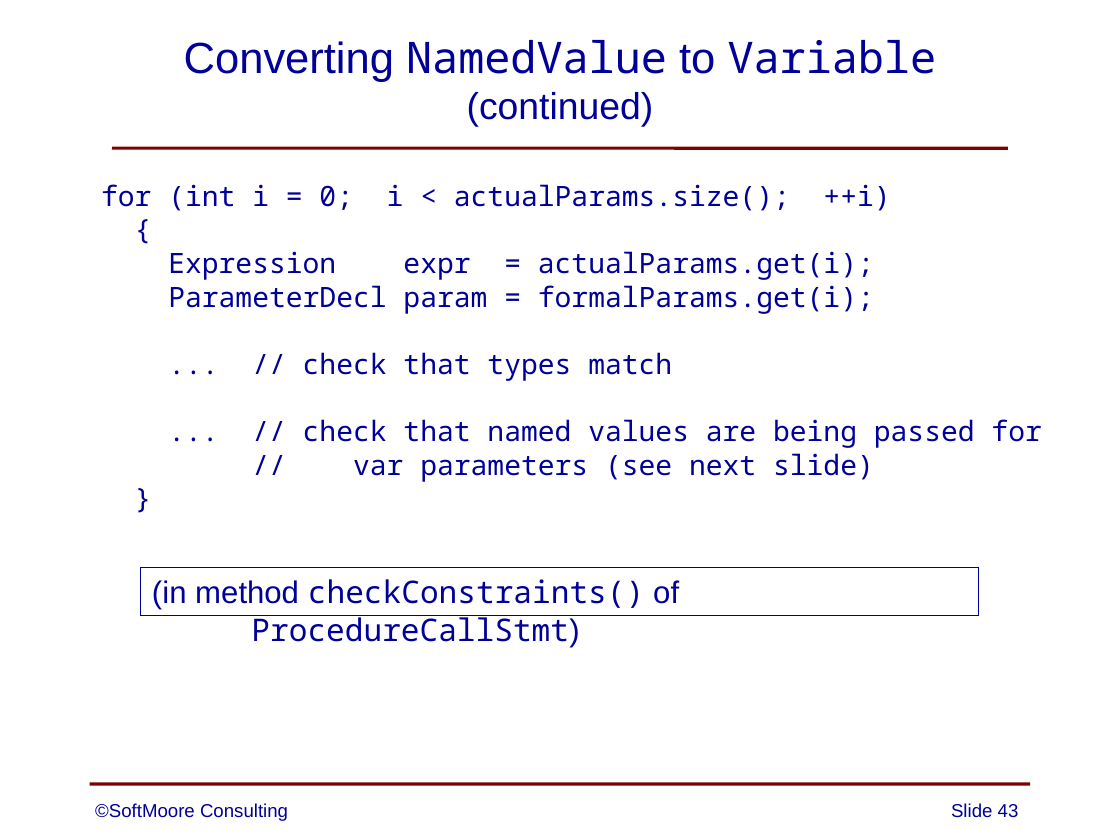
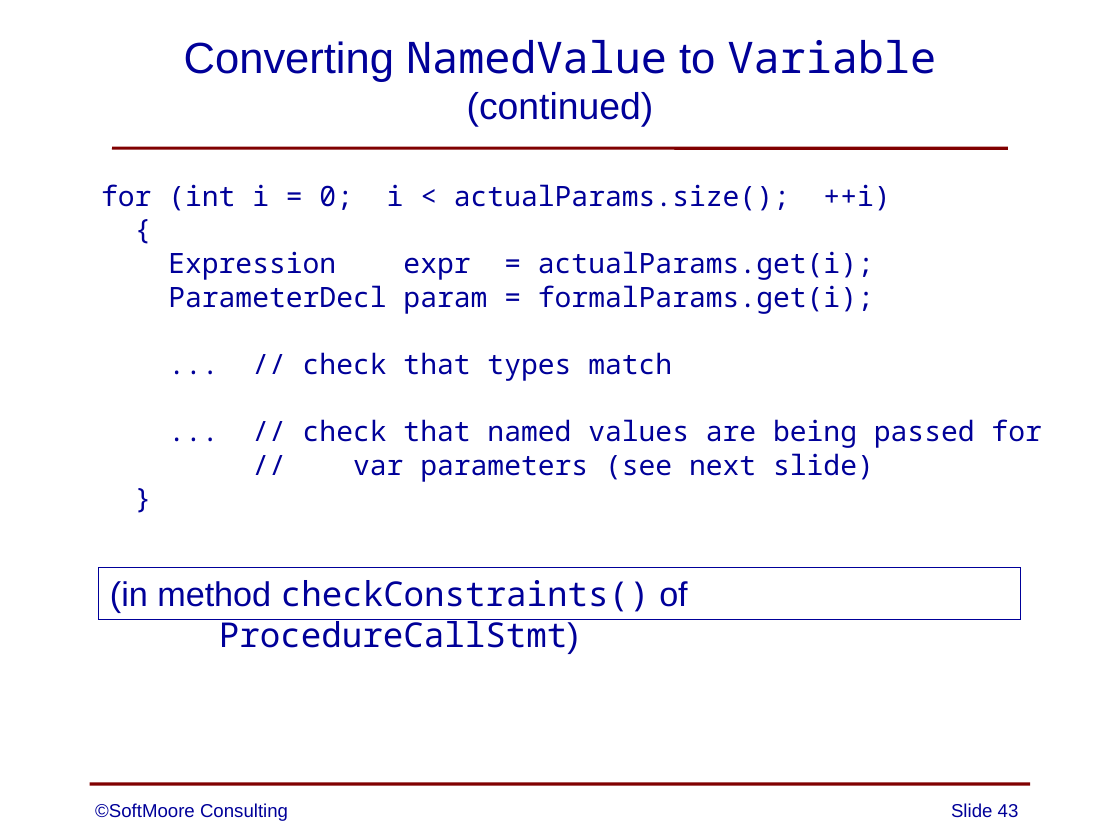
Before and after one commit to SoftMoore/CPRL, a slide deck: slide 43 of PowerPoint Slides/13 - Subprograms.pptx. Drawn at 1120x840 pixels with LibreOffice and Linux fonts; fonts in the diff are those of the drawing. Boxes give left, top, right and bottom in pixels: in the first picture for what was removed or moved away, otherwise in the second. Text is boxed around its words. In the diff, an @@ line names an element or a change of style, - is before the commit and + after.

```diff
--- a/PowerPoint Slides/13 - Subprograms.pptx
+++ b/PowerPoint Slides/13 - Subprograms.pptx
@@ rectangle "(in method checkConstraints() of ProcedureCallStmt)": place and size @@
-rectangle "(in method checkConstraints() of ProcedureCallStmt)" at (141,567,979,616)
+rectangle "(in method checkConstraints() of ProcedureCallStmt)" at (99,567,1020,619)
@@ rectangle "(in method checkConstraints() of ProcedureCallStmt)" at (99,567,1020,619): size 20 to 22 pt @@
```
Also in this commit, not shown: 9 other slides changed, 1 other file.
